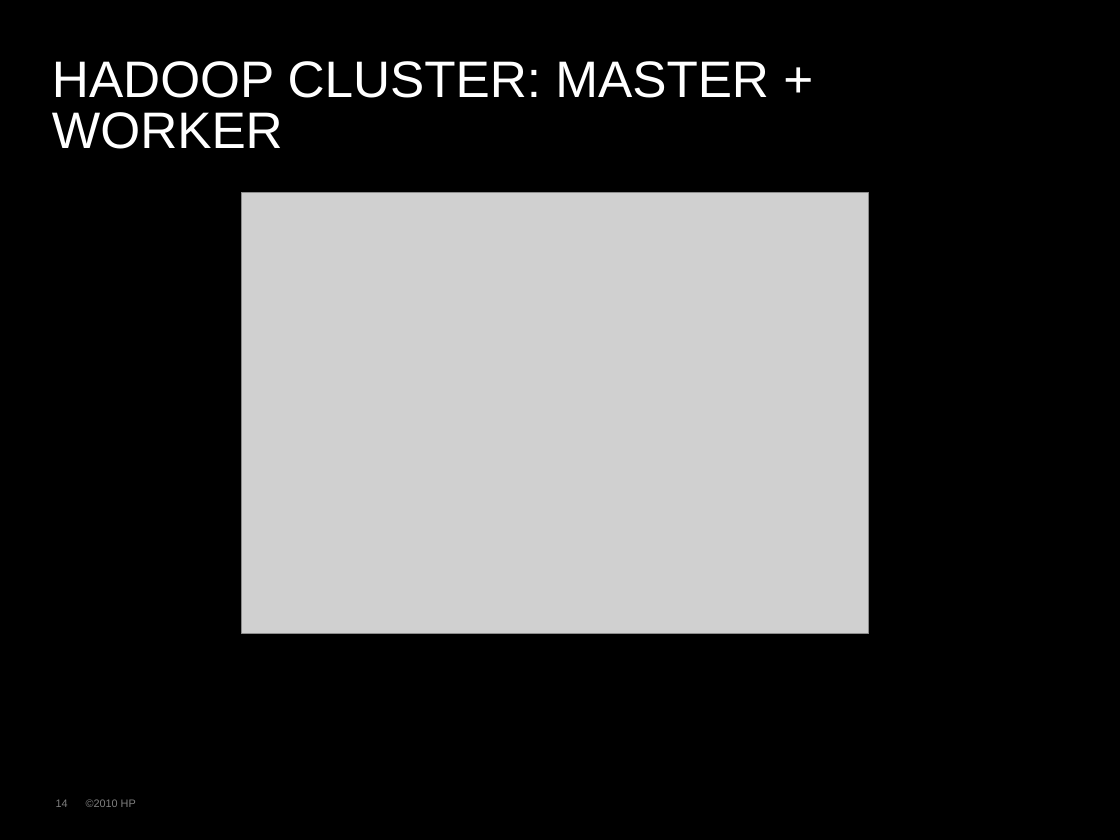
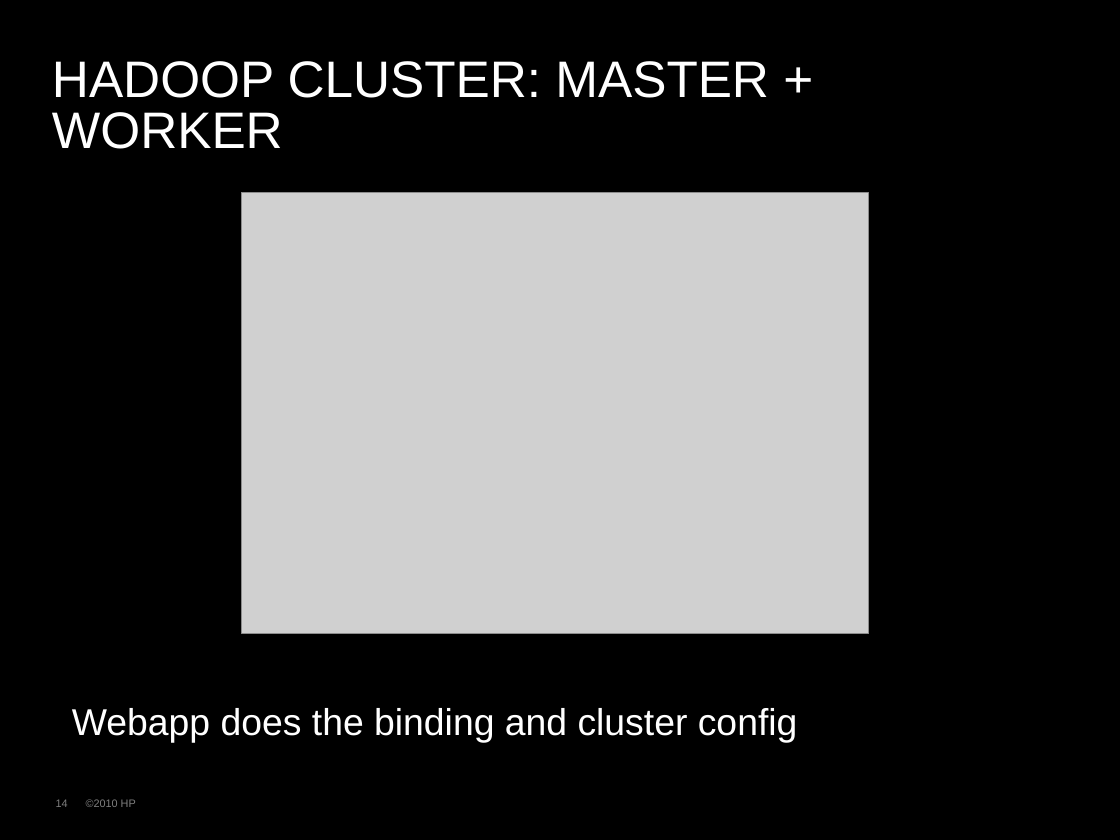
Before and after one commit to rhusar/smartfrog, a slide deck: slide 14 of core/components/cloudfarmer/doc/farming_hadoop_in_the_cloud.ppt. Drawn at 1120x840 pixels with LibreOffice and Linux fonts; fonts in the diff are those of the drawing; grey boxes stand for pictures; background and template pictures are left out. Boxes give left, top, right and bottom in pixels: in the first picture for what was removed or moved away, otherwise in the second. Text is boxed around its words. In the diff, an @@ line names an element or a change of style, - is before the commit and + after.

```diff
--- a/core/components/cloudfarmer/doc/farming_hadoop_in_the_cloud.ppt
+++ b/core/components/cloudfarmer/doc/farming_hadoop_in_the_cloud.ppt
@@ text added at box(72, 708, 798, 743), 24 pt, text #FFFFFF @@
+Webapp does the binding and cluster config
```
Also in this commit, not shown: 4 other slides changed, 2 slides added, 1 slide removed.
